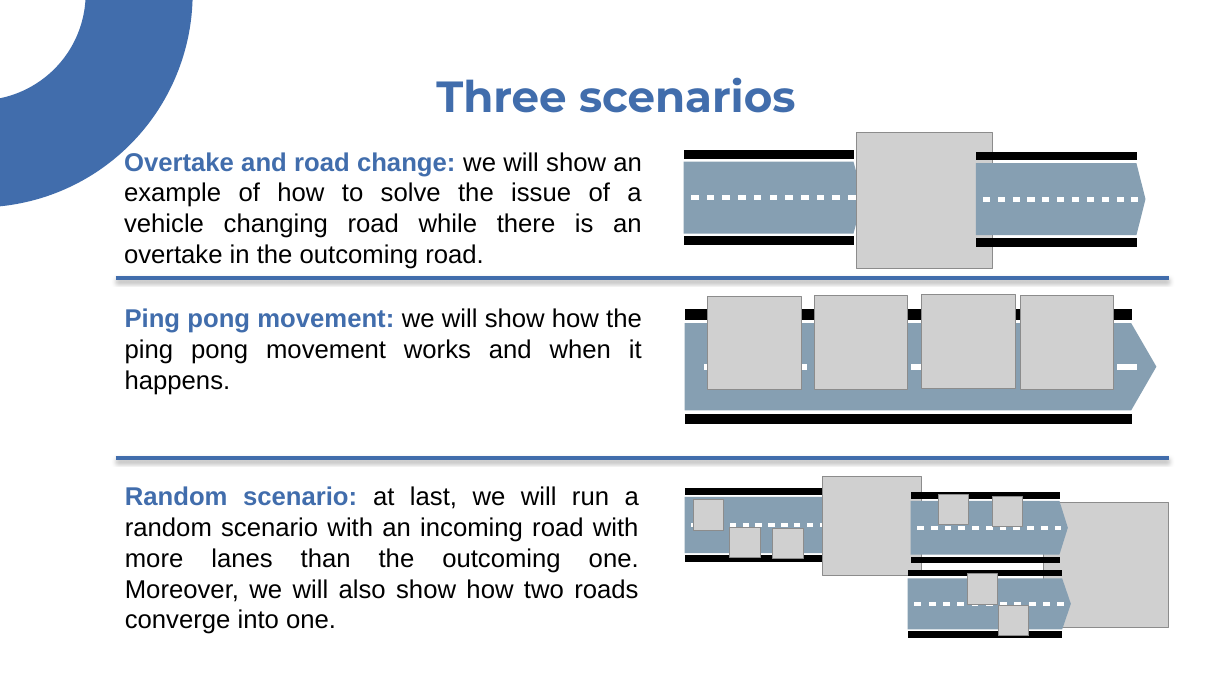
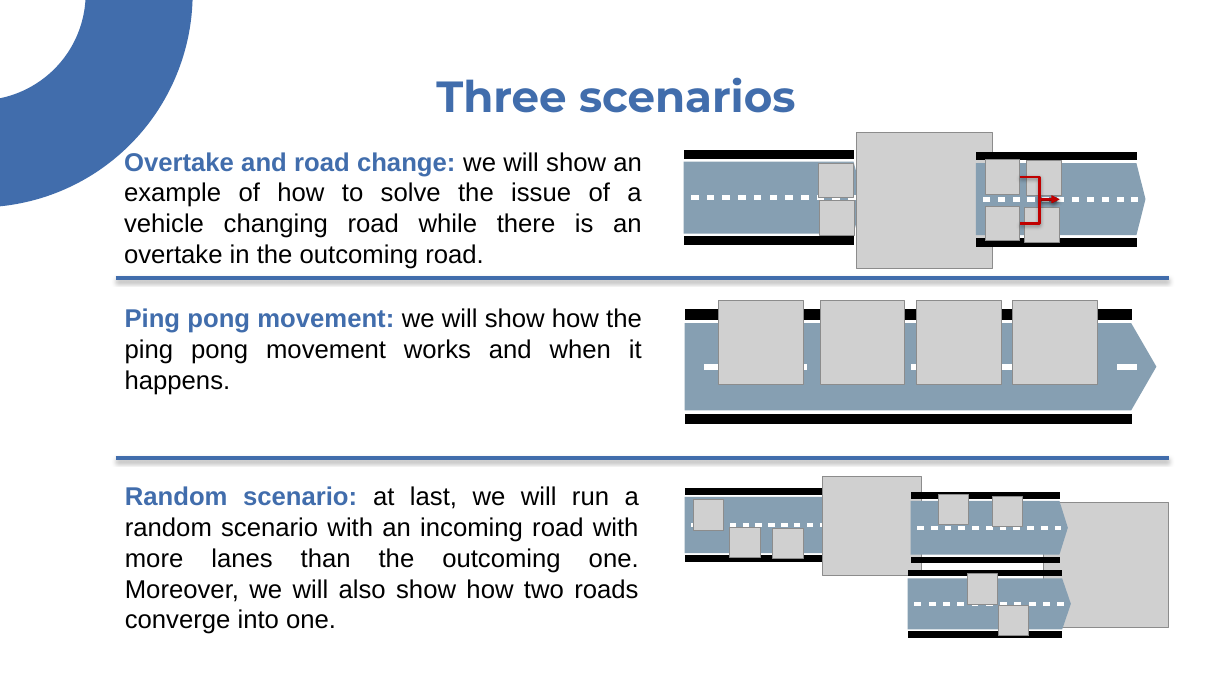
Before and after one commit to nikodallanoce/TrafficAutomata, a slide deck: slide 38 of presentation/DallaNoce_Ristori_cmcs.pptx. Drawn at 1232x693 pixels with LibreOffice and Linux fonts; fonts in the diff are those of the drawing; grey boxes stand for pictures. Boxes give left, top, right and bottom in pixels: in the first picture for what was removed or moved away, otherwise in the second. Text is boxed around its words. In the diff, an @@ line names an element or a change of style, - is before the commit and + after.

```diff
--- a/presentation/DallaNoce_Ristori_cmcs.pptx
+++ b/presentation/DallaNoce_Ristori_cmcs.pptx
@@ picture added at <box>819,163,853,197</box> @@
@@ picture added at <box>985,160,1019,194</box> @@
@@ elbow arrow added from (1020, 177) to (1060, 200), #C00000 2 pt @@
@@ picture added at <box>1027,161,1061,195</box> @@
@@ picture added at <box>820,201,854,235</box> @@
@@ picture added at <box>985,206,1019,240</box> @@
@@ elbow arrow added from (1020, 224) to (1059, 200), #C00000 2 pt @@
@@ picture added at <box>1025,208,1059,242</box> @@
@@ picture: place and size @@
-picture at <box>707,296,800,389</box>
+picture at <box>719,300,803,384</box>
@@ picture: place and size @@
-picture at <box>814,296,908,389</box>
+picture at <box>821,300,905,384</box>
@@ picture: place and size @@
-picture at <box>922,295,1016,388</box>
+picture at <box>917,300,1001,384</box>
@@ picture: place and size @@
-picture at <box>1020,296,1114,389</box>
+picture at <box>1013,300,1097,384</box>
@@ freeform shape added at <box>994,364,1013,370</box>, fill #FFFFFF @@
```
Also in this commit, not shown: 1 other slide changed, 1 other file.
